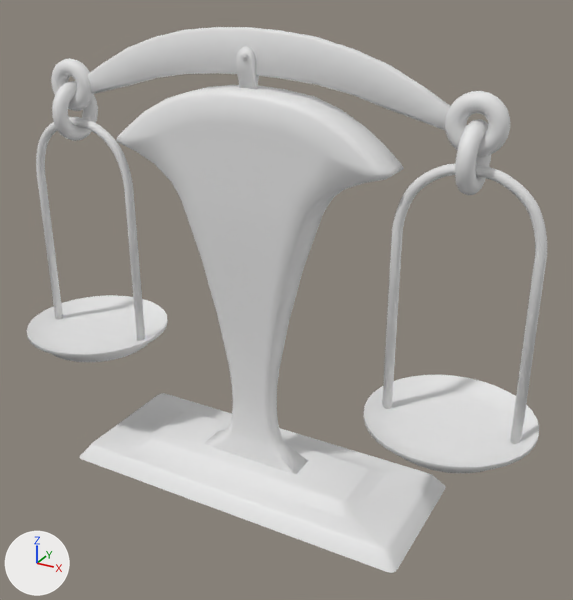
One commit to the FBX model ProjetFirstPerson/Assets/Art/3D/Fbx/Puzzle_01/SM_Balance.fbx: the scene before it, then after it.
Both versions are drawn from a 50 mm camera at (0.897, -0.976, 0.826) aimed at (0.353, 0.012, 0.332). Every picture has the same lights, and +X, +Y and +Z are marked at lower left. Where no turn or scale is listed for an object, it has been applied to the vertices.

The scene before the commit, as lines of its bpy script (objects in view):
```python
me_mesh = bpy.data.meshes.new('Mesh')
me_mesh.from_pydata(...)  # a torus around x (ring radius 0.035, tube radius 0.0124) spanning x -0.0124..0.0124, y -0.0474..0.0474, z -0.0891..0.0057
me_mesh_001 = bpy.data.meshes.new('Mesh.001')
me_mesh_001.from_pydata(...)  # a torus around x (ring radius 0.035, tube radius 0.0124) spanning x -0.0124..0.0124, y -0.0474..0.0474, z -0.0865..0.0082
me_mesh_002 = bpy.data.meshes.new('Mesh.002')
me_mesh_002.from_pydata(...)  # 654 vertices, 1304 faces; spans x -0.369..0.369, y -0.037..-0.01, z -0.104..0.037
me_mesh_003 = bpy.data.meshes.new('Mesh.003')
me_mesh_003.from_pydata(...)  # 773 vertices, 1530 faces; spans x -0.301..0.301, y -0.12..0.12, z 0.001..0.704
me_mesh_004 = bpy.data.meshes.new('Mesh.004')
me_mesh_004.from_pydata(...)  # 746 vertices, 1484 faces; spans x -0.124..0.124, y -0.123..0.123, z -0.393..0.008
me_mesh_005 = bpy.data.meshes.new('Mesh.005')
me_mesh_005.from_pydata(...)  # 746 vertices, 1484 faces; spans x -0.124..0.124, y -0.123..0.123, z -0.393..0.006
ob_anneau_01_l = bpy.data.objects.new('Anneau_01_l', me_mesh)
ob_anneau_01_l.location = (0.628, -0.001, 0.631)
ob_anneau_02_l = bpy.data.objects.new('Anneau_02_l', me_mesh_001)
ob_anneau_02_l.location = (-0.028, -0.001, 0.629)
ob_balance_01_l = bpy.data.objects.new('Balance_01_l', me_mesh_003)
ob_balance_01_l.location = (0.302, 0.0, 0.002)
ob_balance_02_l = bpy.data.objects.new('Balance_02_l', me_mesh_002)
ob_balance_02_l.location = (0.3, 0.022, 0.694)
ob_soucoupe_01_l = bpy.data.objects.new('Soucoupe_01_l', me_mesh_005)
ob_soucoupe_01_l.location = (-0.028, 0.0, 0.574)
ob_soucoupe_02_l = bpy.data.objects.new('Soucoupe_02_l', me_mesh_004)
ob_soucoupe_02_l.location = (0.629, 0.0, 0.574)
```
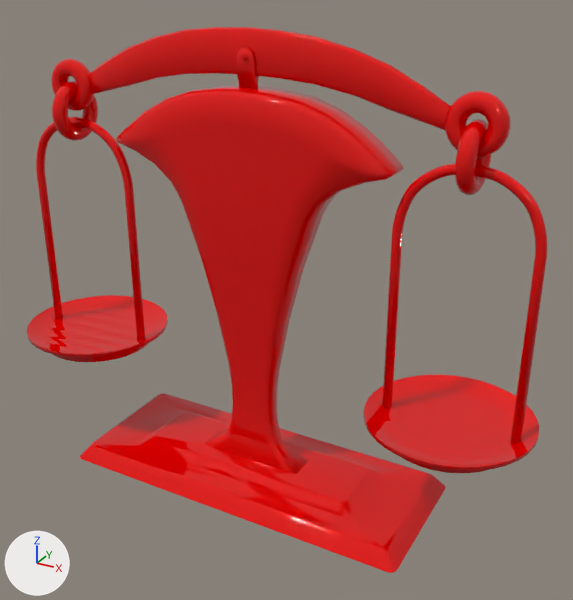
The newer file is also turned or shifted as a whole; pictures and numbers use the older file's frame.

Location of each change, (x1, y1, x2, y2) in pixels of the pictures (573 x 600 px):
'Balance_01_l', recoloured (white to red)
    both: (80, 47, 446, 573)
'Soucoupe_02_l', recoloured (white to red)
    both: (363, 164, 547, 473)
'Balance_02_l', recoloured (grey to red)
    both: (51, 27, 510, 157)
'Soucoupe_01_l', recoloured (white to red)
    both: (27, 117, 168, 362)
'Anneau_01_l', recoloured (grey to red)
    both: (455, 119, 491, 195)
'Anneau_02_l', recoloured (grey to red)
    both: (52, 81, 98, 141)

The change in detail:
Material 'Material #21' (mat_material__21) is new.
Its base color is (0.729, 0.0, 0.0) (red #de0000).
Its roughness is 0.0.
me_mesh_004 has 746 vertices, 1484 faces and spans x -0.124..0.124, y -0.123..0.123, z -0.393..0.008.
me_mesh_004 now uses material mat_material__21 (red #de0000).
me_mesh has 288 vertices, 288 faces and spans x -0.0124..0.0124, y -0.0474..0.0474, z -0.0891..0.0057.
me_mesh now uses material mat_material__21 (red #de0000).
me_mesh_005 has 746 vertices, 1484 faces and spans x -0.124..0.124, y -0.123..0.123, z -0.393..0.006.
me_mesh_005 now uses material mat_material__21 (red #de0000).
me_mesh_001 has 288 vertices, 288 faces and spans x -0.0124..0.0124, y -0.0474..0.0474, z -0.0865..0.0082.
me_mesh_001 now uses material mat_material__21 (red #de0000).
me_mesh_002 has 654 vertices, 1304 faces and spans x -0.369..0.369, y -0.037..-0.01, z -0.104..0.037.
me_mesh_002 now uses material mat_material__21 (red #de0000).
me_mesh_003 has 773 vertices, 1530 faces and spans x -0.301..0.301, y -0.12..0.12, z 0.001..0.704.
me_mesh_003 now uses material mat_material__21 (red #de0000).
